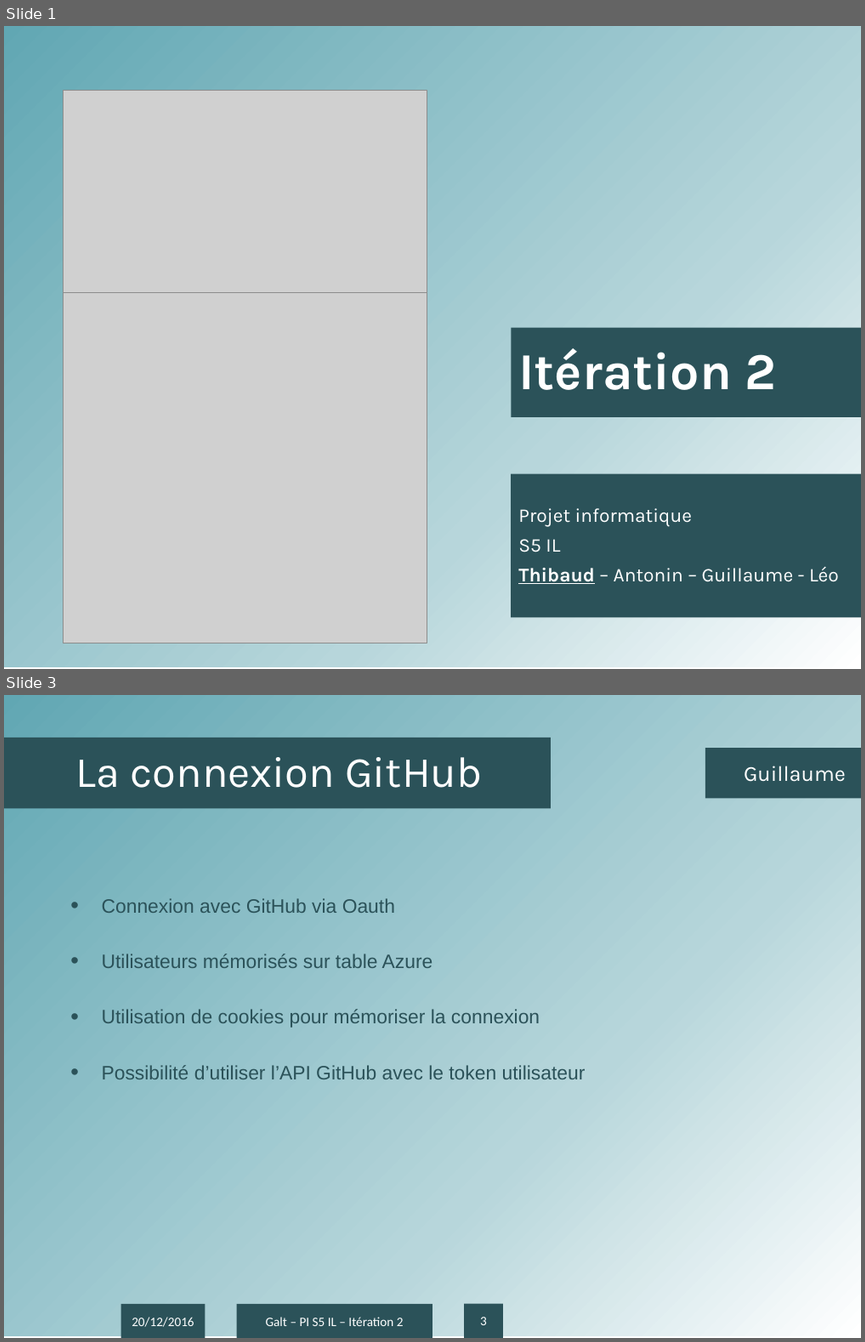
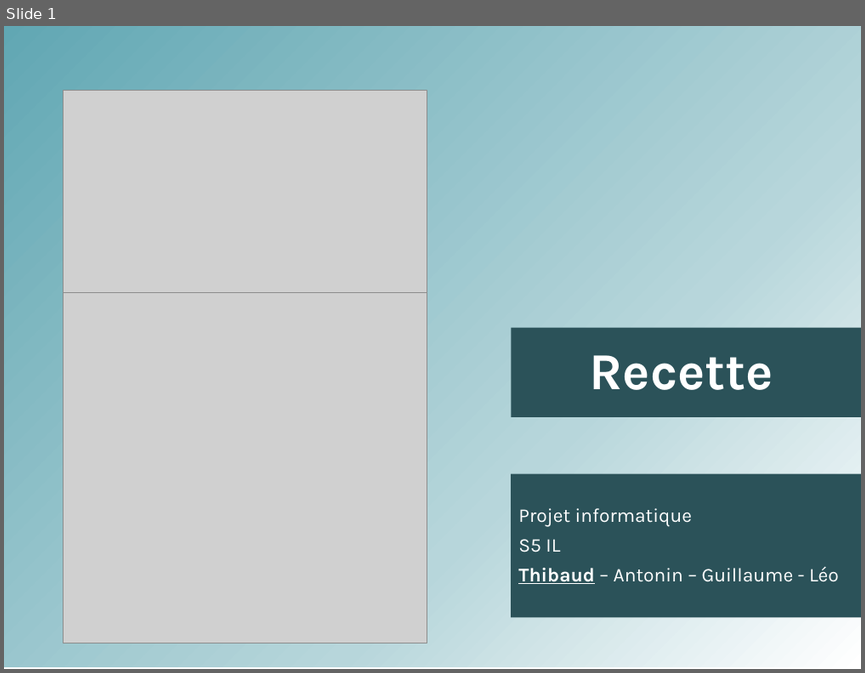
Before and after one commit to antonin-charrier/Project-Galt, a slide deck: Itérations/Présentation IT2.pptx. Shown one above the other, each under a label of ours: slides 1 and 3 before the commit, slide 1 after it; the slides between them are not shown. The pictures are 865x1342 and 865x673 pixels, drawn with LibreOffice and Linux fonts; fonts in the diff are those of the drawing; grey boxes stand for pictures; background and template pictures are left out. Boxes give left, top, right and bottom in pixels: in the first picture for what was removed or moved away, otherwise in the second. Text is boxed around its words. In the diff, an @@ line names an element or a change of style, - is before the commit and + after.

Commit message:
started ppt recette

```diff
--- a/Itérations/Présentation IT2.pptx
+++ b/Itérations/Présentation IT2.pptx
@@ slide 3 removed at (4, 695, 861, 1338), background #FFFFFF; not listed: 1 template element that a slide beside it also shows @@
@@ title removed at (4, 737, 551, 809) @@
-La connexion GitHub
@@ text removed at (705, 748, 861, 799) @@
-Guillaume
@@ text removed at (102, 898, 585, 1079) @@
-• Connexion avec GitHub via Oauth
-• Utilisateurs mémorisés sur table Azure
-• Utilisation de cookies pour mémoriser la connexion
-• Possibilité d’utiliser l’API GitHub avec le token utilisateur
@@ rectangle removed at (121, 1304, 205, 1338) @@
-20/12/2016
@@ rectangle removed at (236, 1304, 432, 1338) @@
-Galt – PI S5 IL – Itération 2
@@ page number removed at (465, 1304, 503, 1338) @@
-3
@@ slide 1 changed as well @@
@@ subtitle at (590, 355, 773, 390): text changed @@
-Itération 2
+Recette
```
Also in this commit, not shown: 4 other slides changed, 2 other slides removed.
